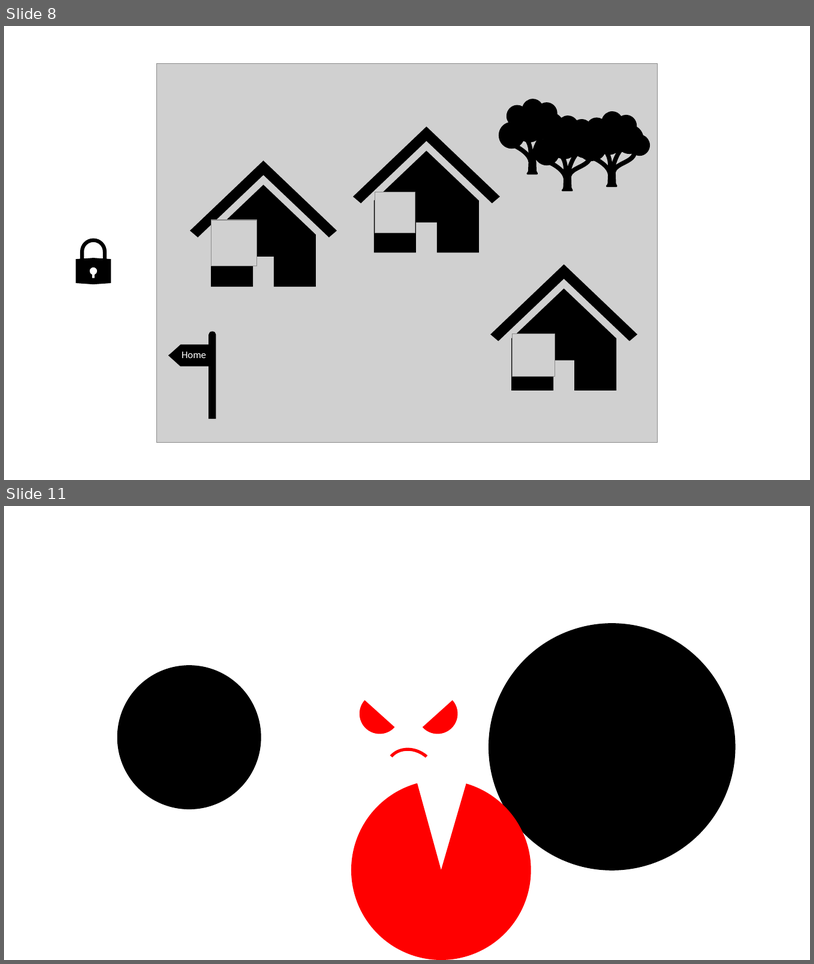
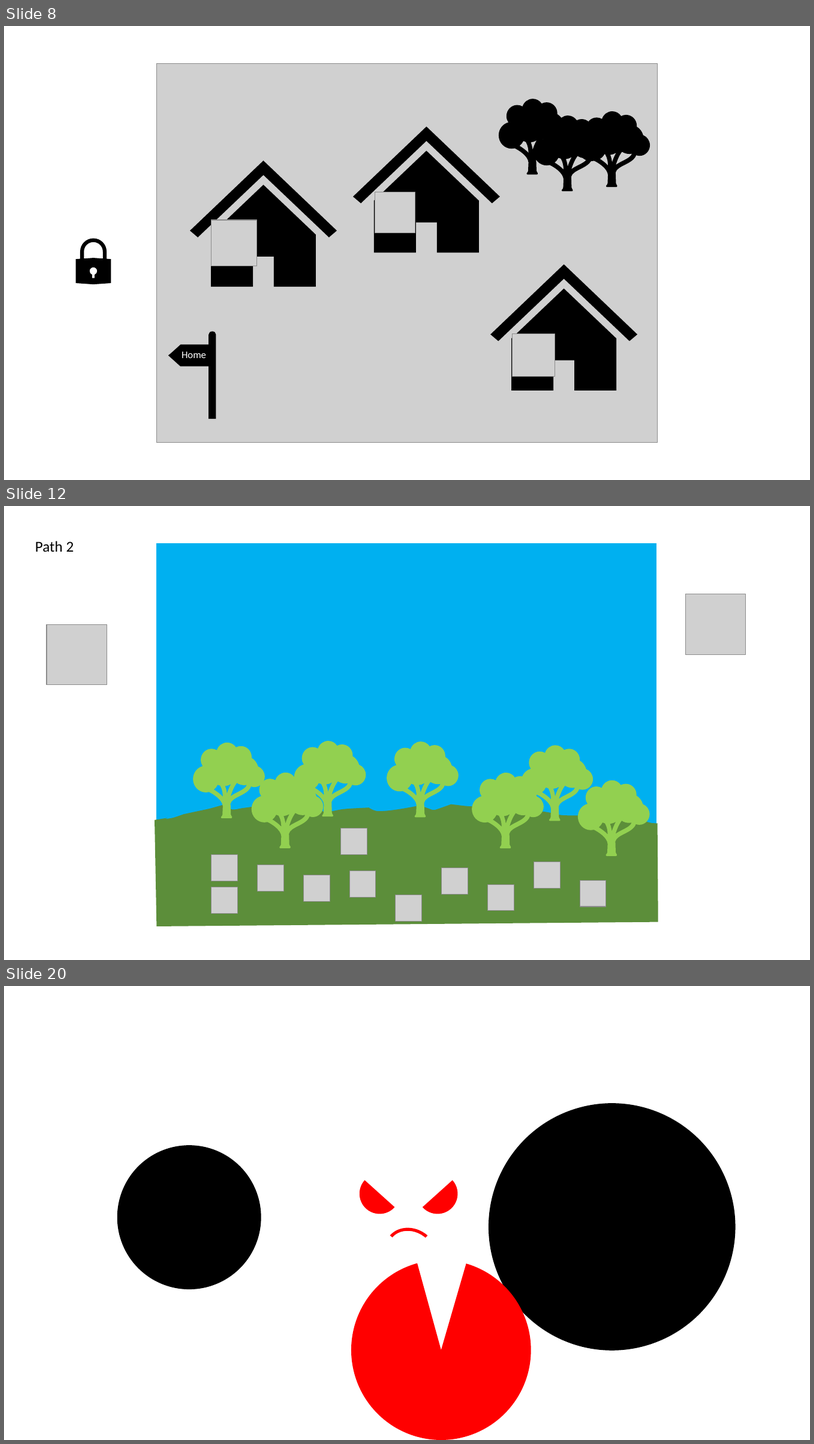
Before and after one commit to AmeliaTYR/SlimeFighter, a slide deck: otherFiles/art.pptx. Shown one above the other, each under a label of ours: slides 8 and 11 before the commit, slides 8, 12 and 20 after it; the slides between them are not shown. The pictures are 814x964 and 814x1444 pixels, drawn with LibreOffice and Linux fonts; fonts in the diff are those of the drawing; grey boxes stand for pictures. Boxes give left, top, right and bottom in pixels: in the first picture for what was removed or moved away, otherwise in the second. Text is boxed around its words. In the diff, an @@ line names an element or a change of style, - is before the commit and + after.

```diff
--- a/otherFiles/art.pptx
+++ b/otherFiles/art.pptx
@@ slide 12 added at box(4, 506, 810, 960), background #FFFFFF @@
@@ text added at box(35, 541, 74, 552), 18 pt, text #000000 @@
+Path 2
@@ rectangle added at box(156, 544, 657, 854), fill #00B0F0 @@
@@ picture added at box(686, 594, 746, 655) @@
@@ picture added at box(47, 625, 107, 685) @@
@@ freeform shape added at box(194, 742, 266, 818), fill #92D050 @@
@@ freeform shape added at box(294, 741, 366, 816), fill #92D050 @@
@@ freeform shape added at box(387, 741, 459, 817), fill #92D050 @@
@@ freeform shape added at box(522, 745, 594, 820), fill #92D050 @@
@@ freeform shape added at box(251, 772, 323, 848), fill #92D050 @@
@@ freeform shape added at box(472, 773, 544, 849), fill #92D050 @@
@@ freeform shape added at box(578, 780, 650, 856), fill #92D050 @@
@@ freeform shape added at box(155, 804, 659, 927), fill #5C8E3A @@
@@ picture added at box(341, 828, 368, 855) @@
@@ picture added at box(212, 855, 238, 881) @@
@@ picture added at box(257, 865, 284, 891) @@
@@ picture added at box(534, 862, 561, 888) @@
@@ picture added at box(303, 874, 330, 901) @@
@@ picture added at box(350, 871, 377, 897) @@
@@ picture added at box(442, 868, 468, 894) @@
@@ picture added at box(581, 880, 607, 906) @@
@@ picture added at box(212, 886, 238, 913) @@
@@ picture added at box(396, 895, 423, 922) @@
@@ picture added at box(488, 884, 515, 911) @@
@@ what was slide 11 is now slide 20 @@
```
Also in this commit, not shown: 2 slides changed, 12 other slides added, 4 slides removed, 17 other files.
